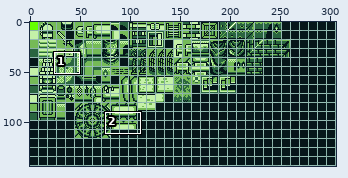
File history of a sprite sheet, Ruins-of-Aether/Tilemaps/castle.png. The first picture is a wide view before the edit; the outline marks the close-up.
Close-up. Before the commit:
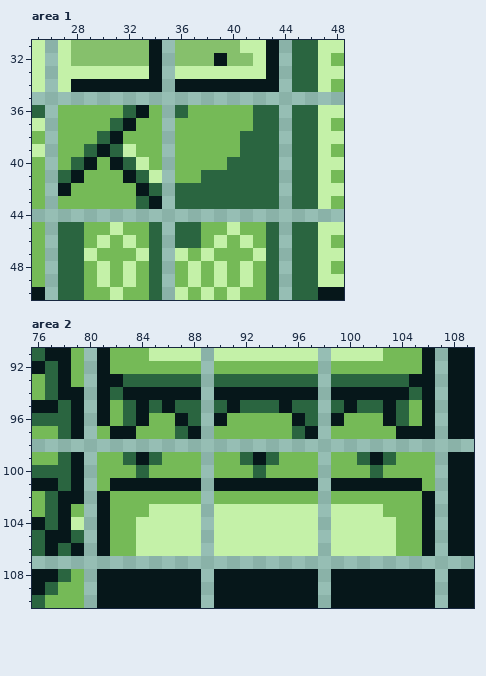
The file is 306x144 pixels. Pixels under 10% opacity are left out. Colours within 5 levels of each other are drawn and written as one. Shown: area 1: x 25..48, y 31..50; area 2: x 76..109, y 91..110. The commit also changed other parts of the picture, which this record leaves out.
Once edited:
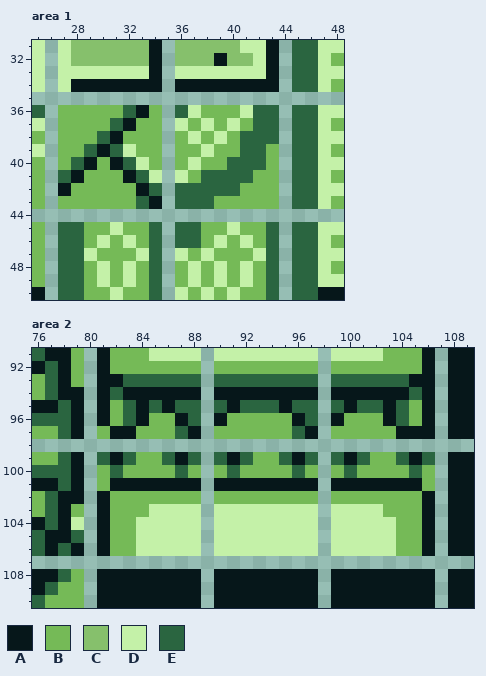
Palette (. is transparent): A #06171a  B #75ba57  C #86c06c  D #c4f1a8  E #2a6540
Diff:
Area 1:
y 36: x 37 B -> D; x 41 B -> D
y 37: x 36 B -> D; x 38 B -> D; x 40 B -> D
y 38: x 37 B -> D; x 39 B -> D
y 39: x 38 B -> D; x 43 E -> B
y 40: x 37 B -> D; x 43 E -> B
y 41: x 36 B -> D; x 42..43 EE -> BB
y 42: x 41..43 EEE -> BBB
y 43: x 39..43 EEEEE -> BBBBB
Area 2:
y 99: x 81..82 BB -> EA; x 84..88 AEBBB -> BBEAE; x 90..91 BB -> EA; x 93..97 AEBBB -> BBEAE; x 99..100 BB -> EA; x 102..106 AEBBB -> BBEAE
y 100: x 82 B -> E; x 84 E -> B; x 87 B -> E; x 91 B -> E; x 93 E -> B; x 96 B -> E; x 100 B -> E; x 102 E -> B; x 105 B -> E
Boxes around the changes in both close-ups, in picture pixels (x1, y1, x2, y2):
changed: (175, 105, 279, 209)
changed: (97, 452, 435, 478)
